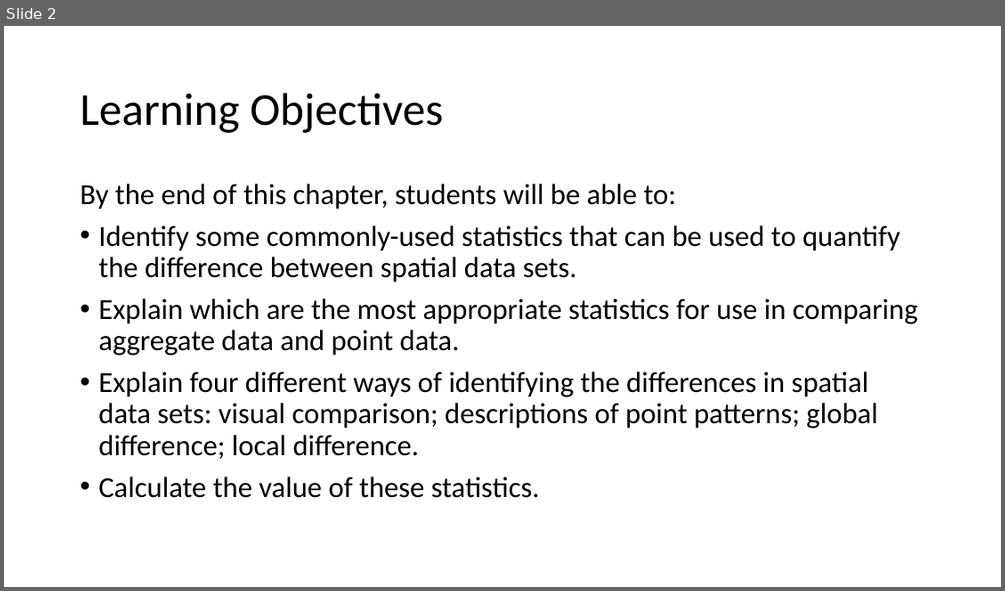
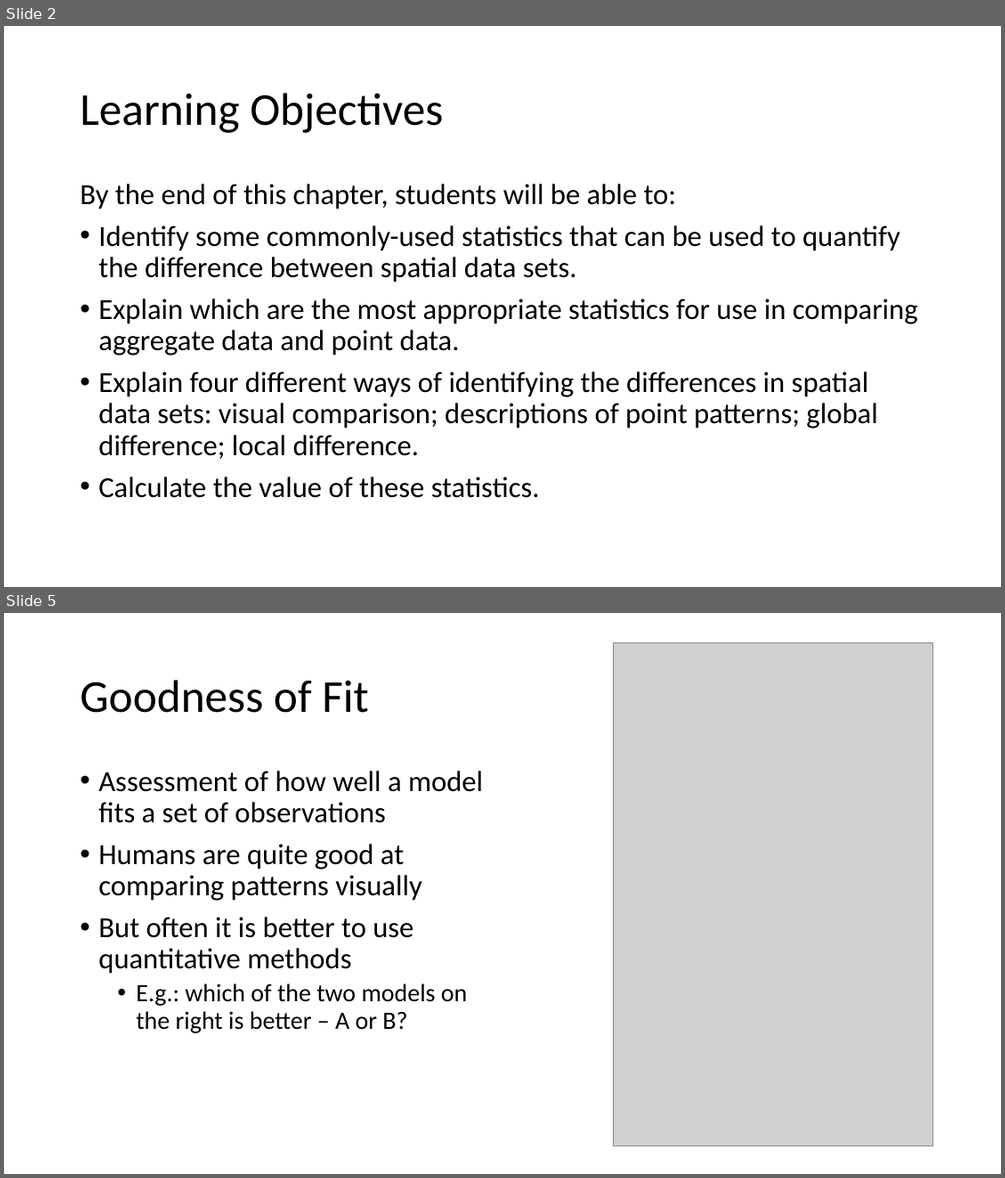
Before and after one commit to abmgis/abmgis, a slide deck: Chapter09-SpatialStatistics/Chapter9.pptx. Shown one above the other, each under a label of ours: slide 2 before the commit, slides 2 and 5 after it; the slides between them are not shown. The pictures are 1005x591 and 1005x1178 pixels, drawn with LibreOffice and Linux fonts; fonts in the diff are those of the drawing; grey boxes stand for pictures. Boxes give left, top, right and bottom in pixels: in the first picture for what was removed or moved away, otherwise in the second. Text is boxed around its words. In the diff, an @@ line names an element or a change of style, - is before the commit and + after.

```diff
--- a/Chapter09-SpatialStatistics/Chapter9.pptx
+++ b/Chapter09-SpatialStatistics/Chapter9.pptx
@@ slide 5 added at bbox=[4, 613, 1001, 1174], background #FFFFFF @@
@@ picture added at bbox=[613, 643, 932, 1146] @@
@@ title added at bbox=[80, 680, 368, 713], 44 pt, text #000000 @@
+Goodness of Fit
@@ text added at bbox=[98, 771, 483, 1033], 28 pt, text #000000 @@
+• Assessment of how well a model fits a set of observations
+• Humans are quite good at comparing patterns visually
+• But often it is better to use quantitative methods
+  • E.g.: which of the two models on the right is better – A or B?
```
Also in this commit, not shown: 3 slides changed, 21 other slides added, 9 other files.
